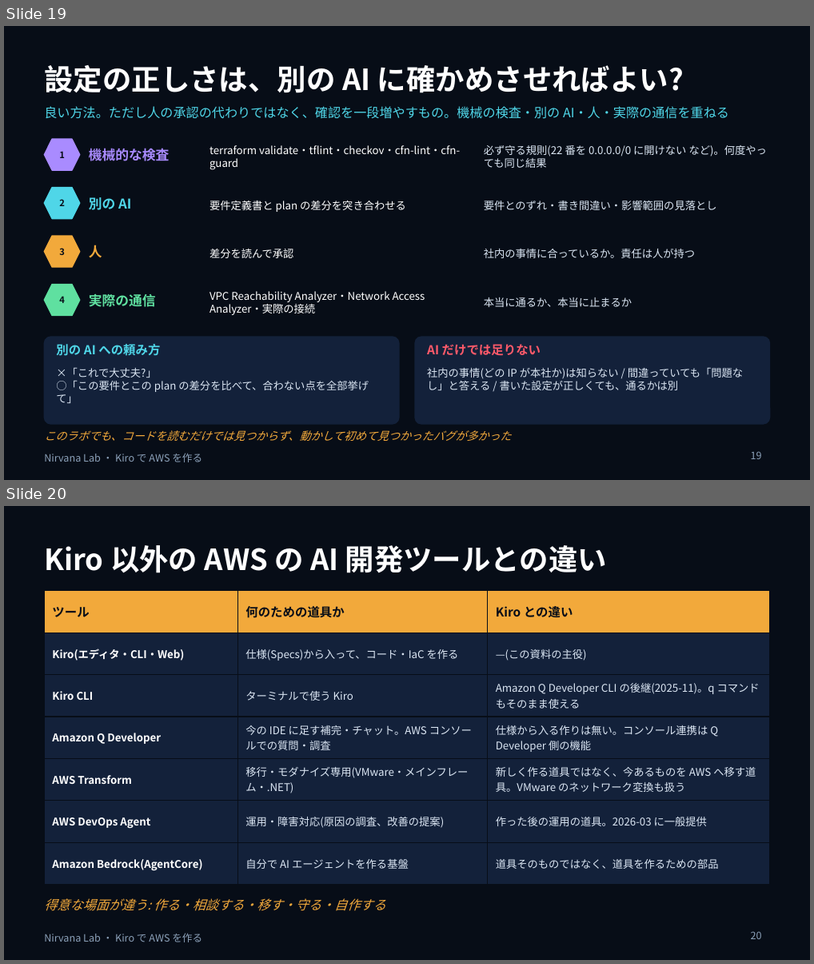
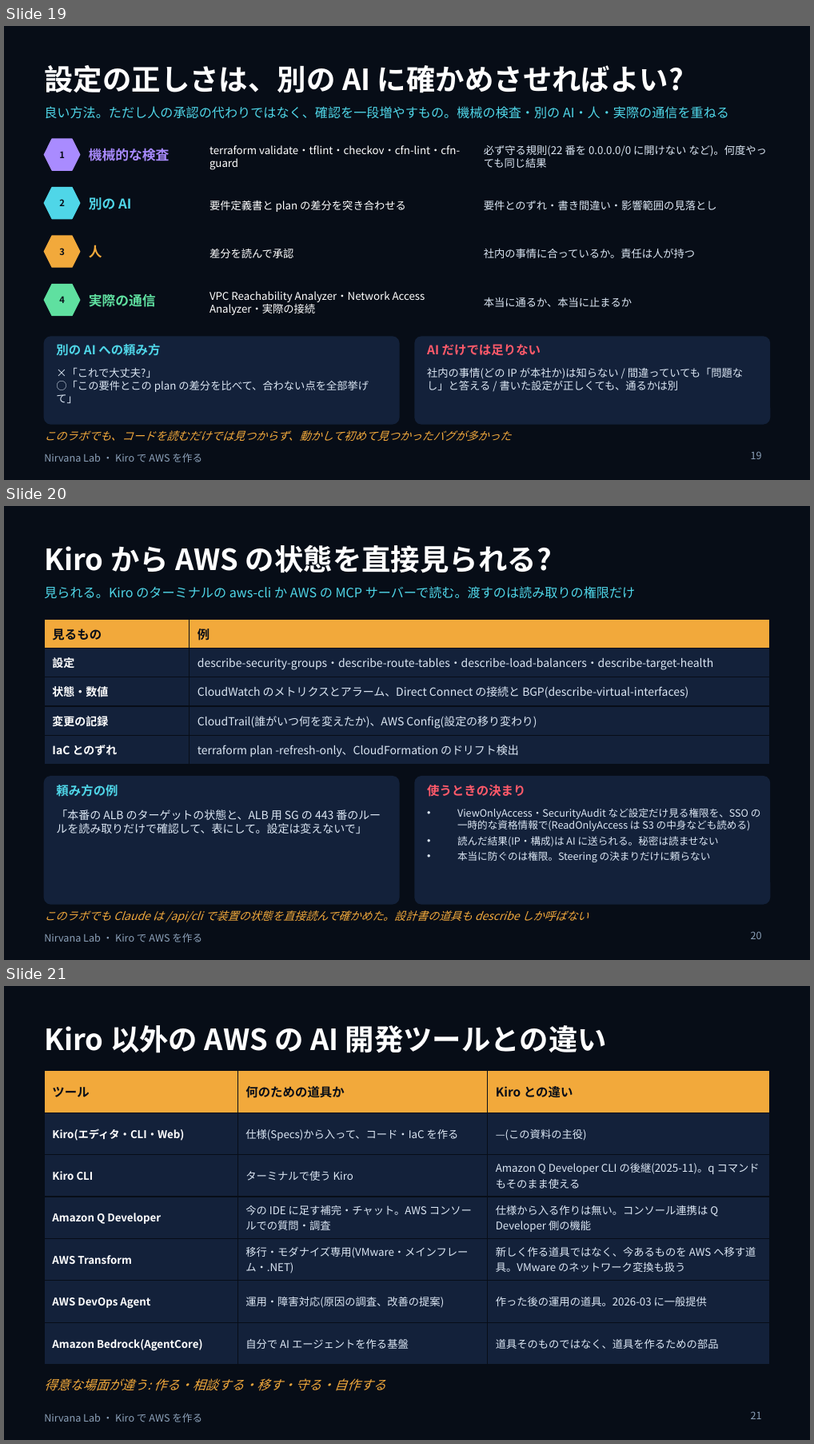
Before and after one commit to w-index-m/nirvana-lab, a slide deck: docs/ai-driven-dev-kiro.pptx. Shown one above the other, each under a label of ours: slides 19 and 20 before the commit, slides 19, 20 and 21 after it. The pictures are 814x964 and 814x1444 pixels, drawn with LibreOffice and Linux fonts; fonts in the diff are those of the drawing. Boxes give left, top, right and bottom in pixels: in the first picture for what was removed or moved away, otherwise in the second. Text is boxed around its words. In the diff, an @@ line names an element or a change of style, - is before the commit and + after.

```diff
--- a/docs/ai-driven-dev-kiro.pptx
+++ b/docs/ai-driven-dev-kiro.pptx
@@ slide 20 added at (4, 506, 810, 960), background #070D17; not listed: 1 template element that a slide beside it also shows @@
@@ title added at (44, 544, 552, 573), 26 pt, text #FFFFFF, bold @@
+Kiro から AWS の状態を直接見られる?
@@ text added at (44, 586, 636, 599), 11.5 pt, text #4FD6E8 @@
+見られる。Kiro のターミナルの aws-cli か AWS の MCP サーバーで読む。渡すのは読み取りの権限だけ
@@ table added at (44, 619, 770, 760), 5 rows, 2 columns @@
+見るもの | 例
+設定 | describe-security-groups・describe-route-tables・describe-load-balancers・describe-target-health
+状態・数値 | CloudWatch のメトリクスとアラーム、Direct Connect の接続と BGP(describe-virtual-interfaces)
+変更の記録 | CloudTrail(誰がいつ何を変えたか)、AWS Config(設定の移り変わり)
+IaC とのずれ | terraform plan -refresh-only、CloudFormation のドリフト検出
@@ rounded rectangle added at (44, 776, 399, 904), fill #13213A, outline #13213A 1 pt @@
@@ text added at (56, 784, 118, 796), 11 pt, text #4FD6E8, bold @@
+頼み方の例
@@ rounded rectangle added at (415, 776, 770, 904), fill #13213A, outline #13213A 1 pt @@
@@ text added at (427, 784, 526, 796), 11 pt, text #FF5A6A, bold @@
+使うときの決まり
@@ text added at (56, 809, 381, 833), 10 pt, text #DBE6F3 @@
+「本番の ALB のターゲットの状態と、ALB 用 SG の 443 番のルールを読み取りだけで確認して、表にして。設定は変えないで」
@@ text added at (458, 808, 762, 862), 9 pt, text #DBE6F3 @@
+• ViewOnlyAccess・SecurityAudit など設定だけ見る権限を、SSO の一時的な資格情報で(ReadOnlyAccess は S3 の中身なども読める)
+• 読んだ結果(IP・構成)は AI に送られる。秘密は読ませない
+• 本当に防ぐのは権限。Steering の決まりだけに頼らない
@@ text added at (44, 910, 590, 922), 10 pt, text #F2A93B, italic @@
+このラボでも Claude は /api/cli で装置の状態を直接読んで確かめた。設計書の道具も describe しか呼ばない
@@ page number added at (751, 931, 762, 939), 9 pt, text #8BA0B8 @@
+20
@@ what was slide 20 is now slide 21 @@
@@ page number at (751, 1411, 762, 1419): text changed @@
-20
+21
```
Also in this commit, not shown: 3 other files.
